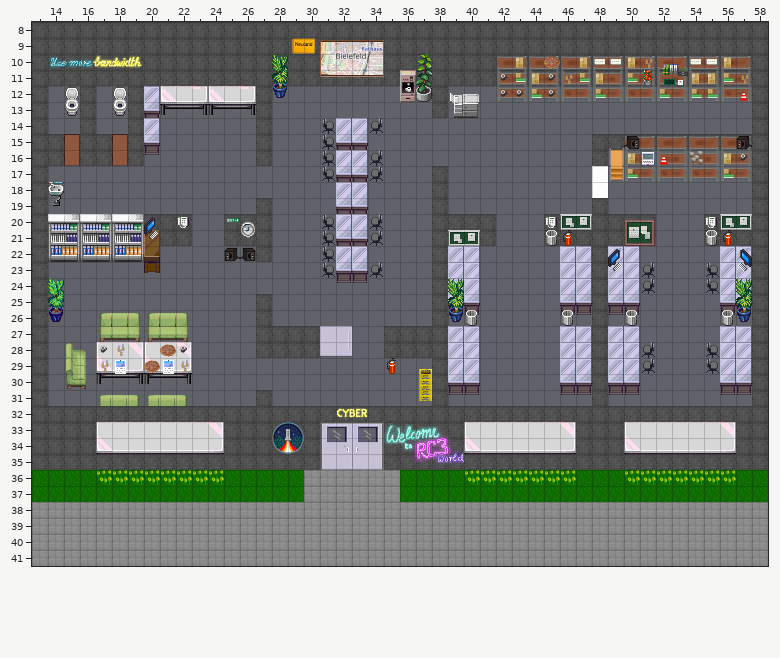
Level history. Tiled map: space.tmx. The picture above was drawn from the file before the commit.
Cells are 32x32 px. Shown: x 13..58, y 8..41. Not drawn, because the pictures are missing: unchanged layer "floor".
After the commit:
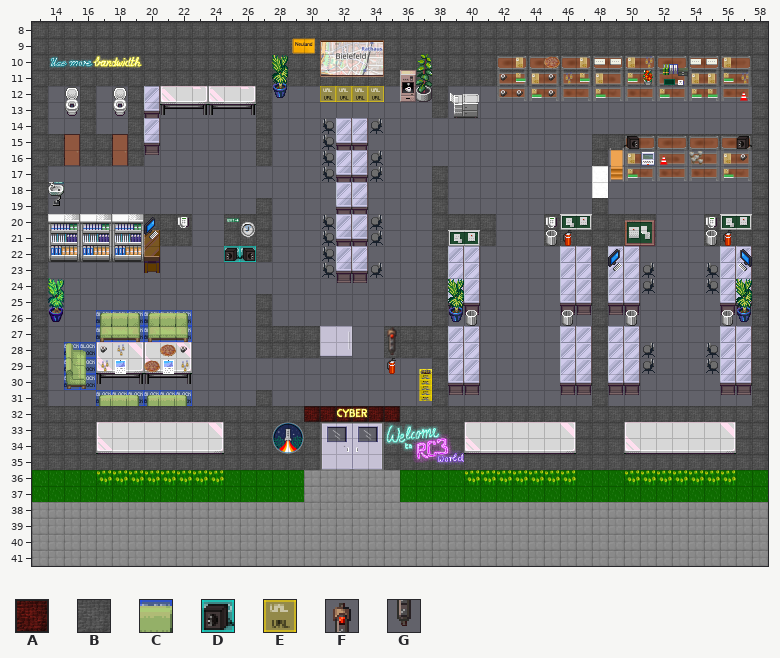
Key: from "floortileset": A 36, B 38; from "mapUtilities": C 3, D 5, E 8; from "spaceselection": F 154, G 174.
_ is an empty cell.
Tiles replaced or removed in this view: B.
Tiles of an added or newly shown layer are drawn over the layers below it.
See-through tiles are keyed as they look on the map.
Difference:
Changed rows in their new state; . is an unchanged cell.
Layer "actions" (added):
first column x 31:
12 EEEE
first column x 25:
22 DD
first column x 15:
26 ..CCCCCC
27 ..CCCCCC
28 CC......
29 CC......
30 CC......
31 ..CCCCCC
Layer "walls":
first column x 31:
32 ____
Layer "entry" (added):
first column x 30:
32 AAAAAA
Layer "neon":
first column x 35:
27 F
28 G
Where, in picture pixels (left, top, right, bottom), the same in both pictures:
added: (320, 86, 384, 102)
added: (224, 246, 256, 262)
added: (64, 310, 192, 406)
added: (387, 327, 397, 355)
changed: (304, 406, 400, 422)
